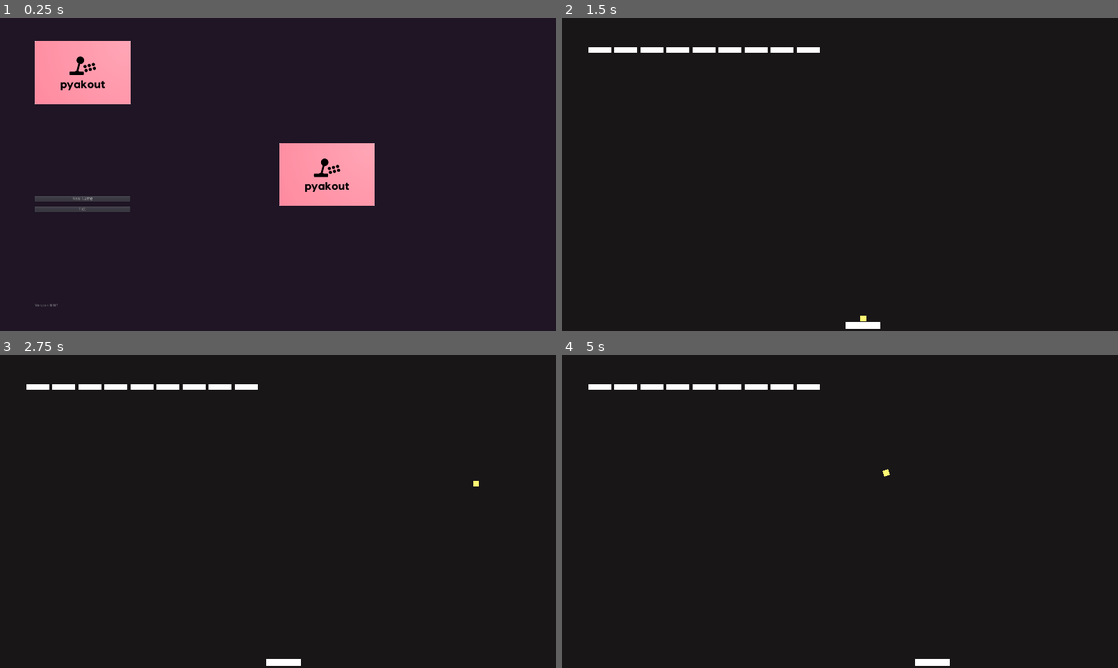
Above: before the commit, frames 1-4 (two rows, left to right).
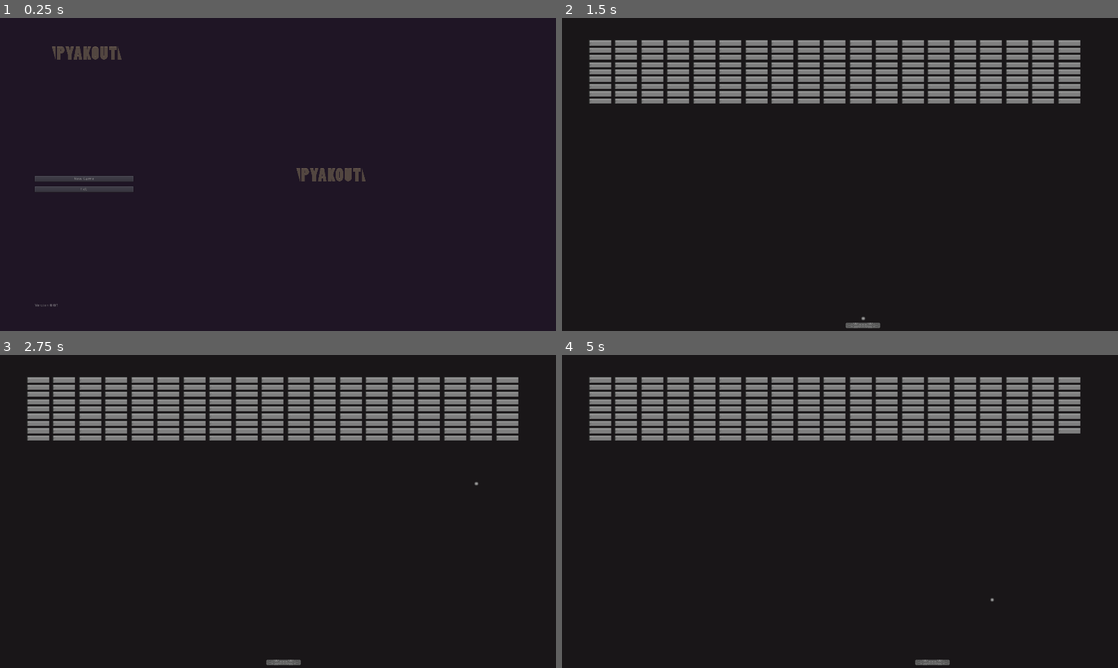
Above: after the commit, the same moments.

Repository: vstepchik/pyakout_godot
Game: Godot game, scene res://MainMenu.tscn
The game is run twice, just before and just after one commit, with the same random seed, the same clock (stepped at 60 frames per second) and the same inputs.
Inputs:
- Up to frame 1 (0.25 s): no input
- Up to frame 2 (1.5 s): click "New Game" at 0.5 s; tap Enter at 1.25 s; hold Right (ui_right) from 1.28 s (still down)
- Up to frame 3 (2.75 s): tap Space (ui_select) at 1.52, 2.27 s; release Right (ui_right) at 2.03 s; hold Left (ui_left) from 2.03 s (still down)
- Up to frame 4 (5 s): release Left (ui_left) at 2.78 s; hold Right (ui_right) 2.78-4.28 s; tap Space (ui_select) at 3.77, 4.52 s; hold Left (ui_left) from 4.28 s (still down)

The runs differ from the first frame. In frame 1, 8.1% of the frame differs, in the area x 6-68%, y 7-62%; in frame 2, 11%, in the area x 4-94%, y 7-100%; in frame 3, 11%; in frame 4, 11%.

Commit message:
some progress and textures

Diff:
--- a/Ball.gd
+++ b/Ball.gd
@@ -1,7 +1,19 @@
 extends RigidBody2D
+
+var score = 0
 
 func _ready():
 	pass
 
 func go():
 	mode = MODE_RIGID
+
+func add_score(amount):
+	score += amount
+
+func _on_Ball_body_entered(body):
+	if body.has_method("hit"):
+		body.hit(self)
+	if body.has_method("accept_score"):
+		body.accept_score(score)
+		score = 0
--- a/Ball.tscn
+++ b/Ball.tscn
@@ -1,6 +1,7 @@
-[gd_scene load_steps=4 format=2]
+[gd_scene load_steps=5 format=2]
 
 [ext_resource path="res://Ball.gd" type="Script" id=1]
+[ext_resource path="res://res/img/balls.png" type="Texture" id=2]
 
 [sub_resource type="PhysicsMaterial" id=1]
 bounce = 1.0
@@ -8,27 +9,23 @@
 [sub_resource type="CircleShape2D" id=2]
 
 [node name="Ball" type="RigidBody2D"]
+collision_mask = 14
 mode = 3
 physics_material_override = SubResource( 1 )
+contacts_reported = 3
 contact_monitor = true
 script = ExtResource( 1 )
 __meta__ = {
 "_edit_group_": true
 }
 
-[node name="ColorRect" type="ColorRect" parent="."]
-anchor_left = 0.5
-anchor_top = 0.5
-anchor_right = 0.5
-anchor_bottom = 0.5
-margin_left = -10.0
-margin_top = -10.0
-margin_right = 10.0
-margin_bottom = 10.0
-color = Color( 1, 0.980392, 0.454902, 1 )
-__meta__ = {
-"_edit_use_anchors_": false
-}
+[node name="Sprite" type="Sprite" parent="."]
+scale = Vector2( 2, 2 )
+texture = ExtResource( 2 )
+region_enabled = true
+region_rect = Rect2( 0, 0, 10, 10 )
 
 [node name="Shape" type="CollisionShape2D" parent="."]
 shape = SubResource( 2 )
+
+[connection signal="body_entered" from="." to="." method="_on_Ball_body_entered"]
--- a/Brick.gd
+++ b/Brick.gd
@@ -3,5 +3,6 @@
 func _init():
 	pass
 
-func set_pos(x, y):
-	$ColorRect.set_position(Vector2(x, y))
+func hit(ball):
+	ball.add_score(1)
+	get_parent().queue_free()
--- a/Brick.tscn
+++ b/Brick.tscn
@@ -1,30 +1,30 @@
-[gd_scene load_steps=4 format=2]
+[gd_scene load_steps=5 format=2]
 
 [ext_resource path="res://Brick.gd" type="Script" id=1]
-
-[sub_resource type="PhysicsMaterial" id=1]
-friction = 0.0
-bounce = 1.0
+[ext_resource path="res://res/img/bricks.png" type="Texture" id=2]
+[ext_resource path="res://res/materials/BasicBrickMaterial.tres" type="PhysicsMaterial" id=3]
 
 [sub_resource type="RectangleShape2D" id=2]
 extents = Vector2( 40, 10 )
 
 [node name="Brick" type="Node2D"]
-script = ExtResource( 1 )
 __meta__ = {
 "_edit_group_": true
 }
 
-[node name="ColorRect" type="ColorRect" parent="."]
-margin_right = 80.0
-margin_bottom = 20.0
-__meta__ = {
-"_edit_use_anchors_": false
-}
+[node name="ColorRect" type="Sprite" parent="."]
+scale = Vector2( 4, 2 )
+texture = ExtResource( 2 )
+centered = false
+region_enabled = true
+region_rect = Rect2( 0, 0, 20, 10 )
 
-[node name="StaticBody2D" type="StaticBody2D" parent="ColorRect"]
-physics_material_override = SubResource( 1 )
+[node name="Body" type="StaticBody2D" parent="."]
+collision_layer = 2
+collision_mask = 7
+physics_material_override = ExtResource( 3 )
+script = ExtResource( 1 )
 
-[node name="CollisionShape2D" type="CollisionShape2D" parent="ColorRect/StaticBody2D"]
+[node name="BrickShape" type="CollisionShape2D" parent="Body"]
 position = Vector2( 40, 10 )
 shape = SubResource( 2 )
--- a/GameScene.gd
+++ b/GameScene.gd
@@ -7,8 +7,9 @@
 	init()
 
 func init():
-	for i in range(1, 10):
-		add_child(_spawn_brick(i * 90, 100))
+	for x in range(1, 20):
+		for y in range(1, 10):
+			add_child(_spawn_brick(x * 90, 50 + y * 25))
 
 	var player = find_node("PlayerPaddle")
 	var player_pos = player.position
@@ -21,11 +22,11 @@
 	var player_pos = player.position
 	var ball = _spawn_ball(player_pos.x, player_pos.y - 24)
 	player.attachedBalls.append(ball)
-	add_child(ball)
+	call_deferred("add_child", ball)
 
 func _spawn_brick(x, y):
 	var new_brick = brick_scn.instance()
-	new_brick.set_pos(x, y)
+	new_brick.set_position(Vector2(x, y))
 	new_brick.add_to_group("bricks")
 	return new_brick
 
@@ -35,10 +36,8 @@
 	new_ball.add_to_group("balls")
 	return new_ball
 
-func ball_lost(ball):
+func ball_lost(_ball):
 	_reset_ball()
-	#ball.queue_free()
-
 
 func _on_WallBottom_body_entered(body):
 	ball_lost(body)
--- a/GameScene.tscn
+++ b/GameScene.tscn
@@ -1,7 +1,8 @@
-[gd_scene load_steps=7 format=2]
+[gd_scene load_steps=8 format=2]
 
 [ext_resource path="res://Paddle.tscn" type="PackedScene" id=1]
 [ext_resource path="res://GameScene.gd" type="Script" id=2]
+[ext_resource path="res://res/materials/WallMaterial.tres" type="PhysicsMaterial" id=3]
 
 [sub_resource type="LineShape2D" id=1]
 normal = Vector2( 1, 0 )
@@ -60,6 +61,8 @@
 margin_bottom = 1076.0
 
 [node name="WallLeft" type="StaticBody2D" parent="HBoxContainer/LevelBox/Walls/Walls/Left"]
+collision_layer = 8
+physics_material_override = ExtResource( 3 )
 
 [node name="CollisionShape2D" type="CollisionShape2D" parent="HBoxContainer/LevelBox/Walls/Walls/Left/WallLeft"]
 shape = SubResource( 1 )
@@ -71,6 +74,8 @@
 size_flags_horizontal = 3
 
 [node name="WallTop" type="StaticBody2D" parent="HBoxContainer/LevelBox/Walls/Walls/Top"]
+collision_layer = 8
+physics_material_override = ExtResource( 3 )
 
 [node name="CollisionShape2D" type="CollisionShape2D" parent="HBoxContainer/LevelBox/Walls/Walls/Top/WallTop"]
 shape = SubResource( 2 )
@@ -81,6 +86,8 @@
 margin_bottom = 1076.0
 
 [node name="WallRight" type="StaticBody2D" parent="HBoxContainer/LevelBox/Walls/Walls/Right"]
+collision_layer = 8
+physics_material_override = ExtResource( 3 )
 
 [node name="CollisionShape2D" type="CollisionShape2D" parent="HBoxContainer/LevelBox/Walls/Walls/Right/WallRight"]
 shape = SubResource( 3 )
@@ -97,6 +104,7 @@
 gravity = 0.0
 linear_damp = 0.0
 angular_damp = 0.0
+collision_layer = 8
 
 [node name="CollisionShape2D" type="CollisionShape2D" parent="HBoxContainer/LevelBox/Walls/Bottom/WallBottom"]
 shape = SubResource( 4 )
--- a/MainMenu.gd
+++ b/MainMenu.gd
@@ -4,4 +4,6 @@
 	print("Ready!")
 
 func new_game():
-	get_tree().change_scene("res://GameScene.tscn")
+	var result = get_tree().change_scene("res://GameScene.tscn")
+	if result != OK:
+		print("Error loading scene!")
--- a/MainMenu.tscn
+++ b/MainMenu.tscn
@@ -31,21 +31,21 @@
 }
 
 [node name="Rows" type="VBoxContainer" parent="ScreenMargin/Columns"]
-margin_right = 330.0
+margin_right = 340.0
 margin_bottom = 920.0
 custom_constants/separation = 60
 
 [node name="Logo" type="TextureRect" parent="ScreenMargin/Columns/Rows"]
-margin_right = 330.0
-margin_bottom = 218.0
+margin_right = 340.0
+margin_bottom = 80.0
 size_flags_horizontal = 0
 size_flags_vertical = 0
 texture = ExtResource( 1 )
 stretch_mode = 1
 
 [node name="Buttons" type="VBoxContainer" parent="ScreenMargin/Columns/Rows"]
-margin_top = 278.0
-margin_right = 330.0
+margin_top = 140.0
+margin_right = 340.0
 margin_bottom = 846.0
 size_flags_vertical = 3
 custom_constants/separation = 16
@@ -59,35 +59,37 @@
 text = "Continue"
 
 [node name="ButtonNewGame" type="Button" parent="ScreenMargin/Columns/Rows/Buttons"]
-margin_top = 256.0
-margin_right = 330.0
-margin_bottom = 276.0
+margin_top = 325.0
+margin_right = 340.0
+margin_bottom = 345.0
 text = "New Game"
 
 [node name="ButtonExit" type="Button" parent="ScreenMargin/Columns/Rows/Buttons"]
-margin_top = 292.0
-margin_right = 330.0
-margin_bottom = 312.0
+margin_top = 361.0
+margin_right = 340.0
+margin_bottom = 381.0
 text = "Exit"
 
 [node name="Label" type="Label" parent="ScreenMargin/Columns/Rows"]
 margin_top = 906.0
-margin_right = 330.0
+margin_right = 340.0
 margin_bottom = 920.0
 text = "Version 0.01"
 
 [node name="CenterContainer" type="CenterContainer" parent="ScreenMargin/Columns"]
-margin_left = 338.0
+margin_left = 348.0
 margin_right = 1680.0
 margin_bottom = 920.0
 size_flags_horizontal = 3
 size_flags_vertical = 3
 
 [node name="Splash" type="TextureRect" parent="ScreenMargin/Columns/CenterContainer"]
-margin_left = 506.0
-margin_top = 351.0
+margin_left = 496.0
+margin_top = 420.0
 margin_right = 836.0
-margin_bottom = 569.0
+margin_bottom = 500.0
+size_flags_horizontal = 3
+size_flags_vertical = 3
 texture = ExtResource( 1 )
 
 [connection signal="pressed" from="ScreenMargin/Columns/Rows/Buttons/ButtonNewGame" to="." method="new_game"]
--- a/Paddle.gd
+++ b/Paddle.gd
@@ -9,7 +9,7 @@
 	screen_size = get_viewport_rect().size
 
 func _process(delta):
-	var width = $Sprite.rect_size.x
+	var width = $Body/CollisionShape2D.shape.height + $Body/CollisionShape2D.shape.radius * 2
 	var prev_position = position
 	var velocity = Vector2(0, 0)
 
@@ -31,3 +31,6 @@
 	if ball:
 		ball.go()
 		ball.apply_central_impulse(Vector2(100, -500))
+
+func accept_score(amount):
+	print("got score: ", amount)
--- a/Paddle.tscn
+++ b/Paddle.tscn
@@ -1,6 +1,9 @@
-[gd_scene load_steps=3 format=2]
+[gd_scene load_steps=6 format=2]
 
 [ext_resource path="res://Paddle.gd" type="Script" id=1]
+[ext_resource path="res://res/materials/BasicPaddleMaterial.tres" type="PhysicsMaterial" id=2]
+[ext_resource path="res://res/img/paddles.png" type="Texture" id=3]
+[ext_resource path="res://PaddleBody.gd" type="Script" id=4]
 
 [sub_resource type="CapsuleShape2D" id=1]
 radius = 12.0
@@ -12,21 +15,20 @@
 "_edit_group_": true
 }
 
-[node name="Sprite" type="ColorRect" parent="."]
-anchor_left = 0.5
-anchor_top = 0.5
-anchor_right = 0.5
-anchor_bottom = 0.5
-margin_left = -60.0
-margin_top = -12.0
-margin_right = 60.0
-margin_bottom = 12.0
-__meta__ = {
-"_edit_use_anchors_": false
-}
+[node name="Body" type="StaticBody2D" parent="."]
+collision_layer = 4
+collision_mask = 11
+physics_material_override = ExtResource( 2 )
+script = ExtResource( 4 )
 
-[node name="KinematicBody2D" type="StaticBody2D" parent="."]
+[node name="Sprite" type="Sprite" parent="Body"]
+scale = Vector2( 2.4, 2.4 )
+texture = ExtResource( 3 )
+region_enabled = true
+region_rect = Rect2( 0, 0, 50, 10 )
 
-[node name="CollisionShape2D" type="CollisionShape2D" parent="KinematicBody2D"]
+[node name="CollisionShape2D" type="CollisionShape2D" parent="Body"]
 rotation = 1.5708
 shape = SubResource( 1 )
+
+[connection signal="score_accepted" from="Body" to="." method="accept_score"]
--- /dev/null
+++ b/PaddleBody.gd
@@ -0,0 +1,6 @@
+extends StaticBody2D
+
+signal score_accepted
+
+func accept_score(amount):
+	emit_signal("score_accepted", amount)
--- a/default_env.tres
+++ b/default_env.tres
@@ -5,3 +5,4 @@
 [resource]
 background_mode = 2
 background_sky = SubResource( 1 )
+background_color = Color( 0.686275, 0.0117647, 0.0117647, 1 )
--- a/project.godot
+++ b/project.godot
@@ -22,13 +22,20 @@
 window/stretch/mode="2d"
 window/stretch/aspect="keep"
 
+[layer_names]
+
+2d_physics/layer_1="Ball"
+2d_physics/layer_2="Brick"
+2d_physics/layer_3="Paddle"
+2d_physics/layer_4="Wall"
+
 [physics]
 
 common/enable_pause_aware_picking=true
 2d/default_gravity=0
 2d/default_gravity_vector=Vector2( 0, 0 )
-2d/default_linear_damp=0.001
-2d/default_angular_damp=0.001
+2d/default_linear_damp=0.0
+2d/default_angular_damp=0.0
 
 [rendering]
 
--- /dev/null
+++ b/res/materials/BasicBrickMaterial.tres
@@ -0,0 +1,5 @@
+[gd_resource type="PhysicsMaterial" format=2]
+
+[resource]
+friction = 0.0
+bounce = 1.0
--- /dev/null
+++ b/res/materials/BasicPaddleMaterial.tres
@@ -0,0 +1,5 @@
+[gd_resource type="PhysicsMaterial" format=2]
+
+[resource]
+friction = 0.0
+bounce = 1.0
--- /dev/null
+++ b/res/materials/WallMaterial.tres
@@ -0,0 +1,5 @@
+[gd_resource type="PhysicsMaterial" format=2]
+
+[resource]
+friction = 0.0
+bounce = 1.0
Binary file added: balls.ase
Binary file added: bricks.ase
Binary file added: res/fonts/hachicro.TTF
Binary file added: res/img/balls.png
Not shown, added: res/img/balls.png.import
Binary file added: res/img/bg.png
Not shown, added: res/img/bg.png.import
Binary file added: res/img/bricks.png
Not shown, added: res/img/bricks.png.import
Binary file changed: res/img/logo.png
Binary file added: res/img/paddles.png
Not shown, added: res/img/paddles.png.import
(and 1 more such lines)
